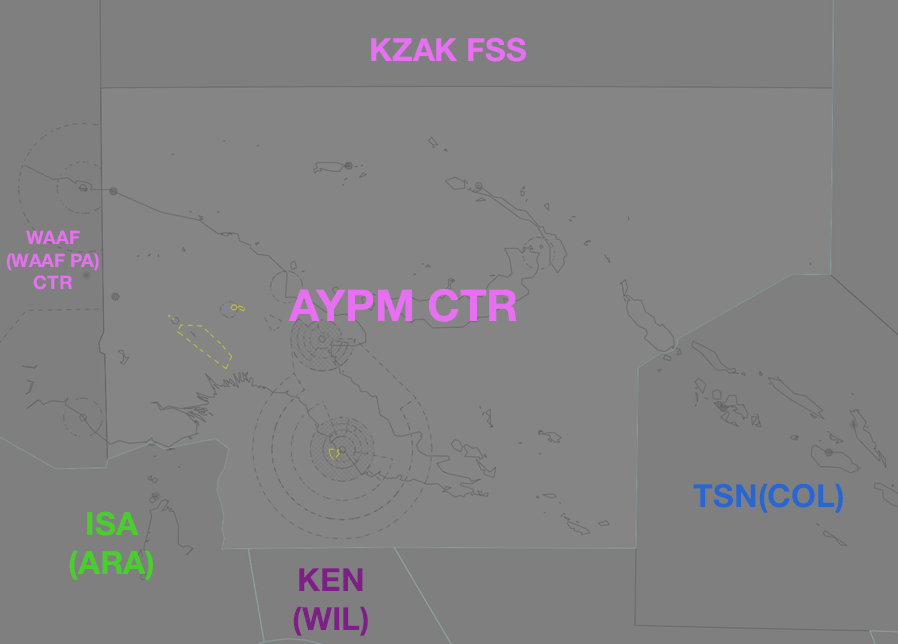
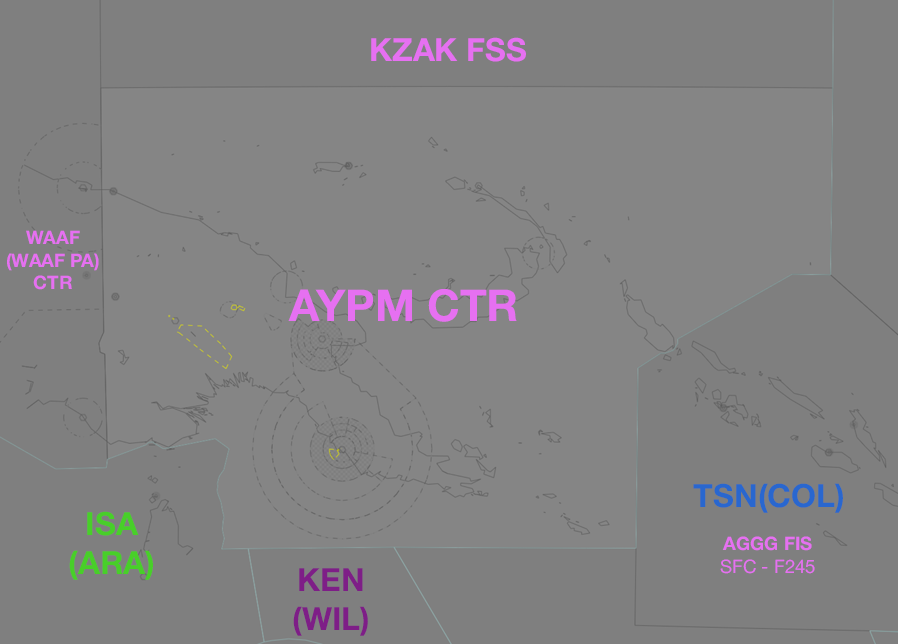
Layer changes from the first 898 × 644 image to the second:
added layer "AGGG FIS SFC - F245" above "WAAF (WAAF PA) CTR" over <box>720,536,815,574</box>
